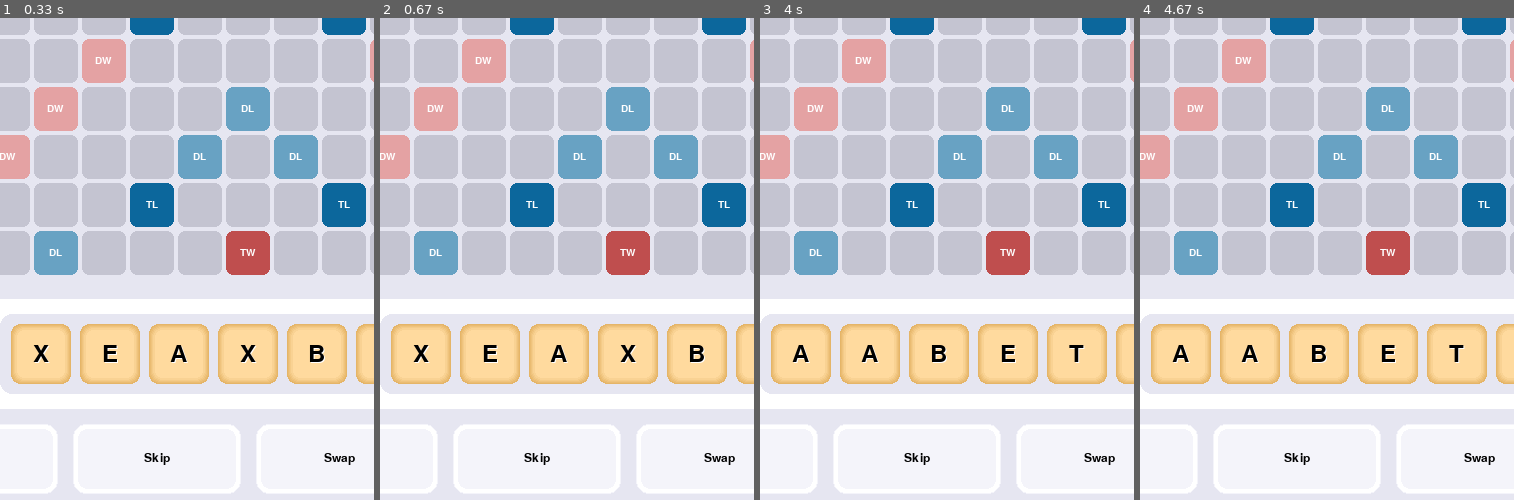
Above: before the commit, frames 1-4 (left to right).
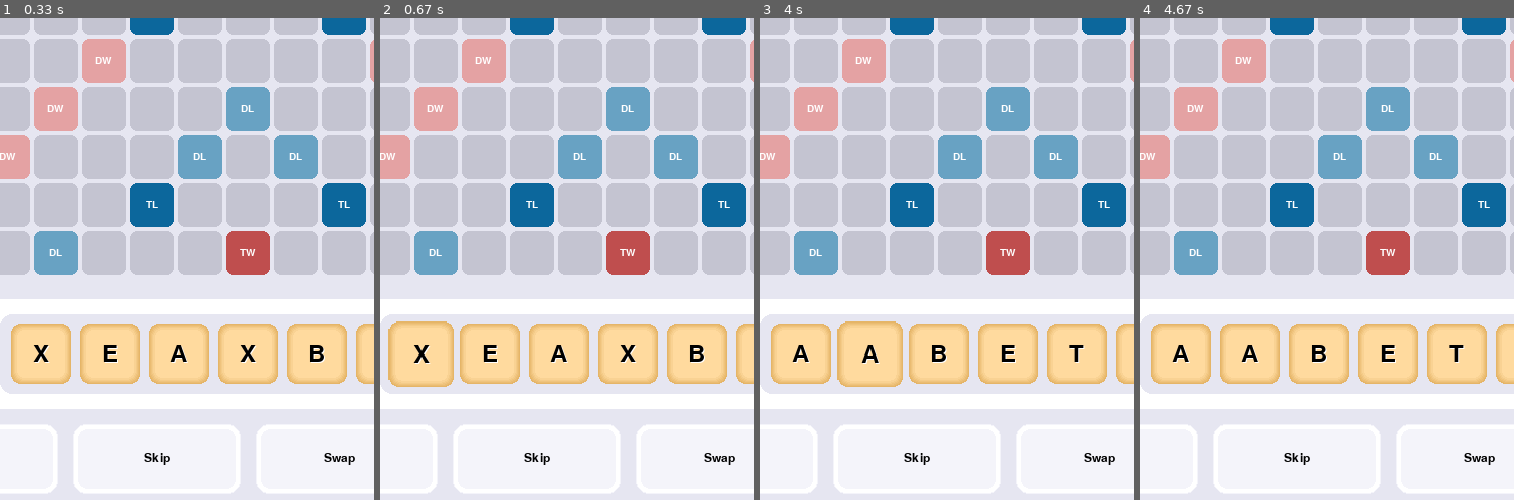
Above: after the commit, the same moments.

Repository: DaNubCoding/pygame-scrabble
Game: pygame game, started from main.py
Same seed, same stepped clock (60 frames per second), same inputs: the game is played once before the commit and once after it.
Inputs (mouse positions are % of the whole screen's width and height, from its top left):
- Up to frame 1 (0.33 s): no input
- Up to frame 2 (0.67 s): click (24, 85) at 0.38 s
- Up to frame 3 (4 s): click (11, 85) at 0.72 s; click (19, 35) at 1.05 s; click (91, 87) at 1.38 s; click (54, 15) at 1.72 s; click (92, 85) at 2.55 s; click (36, 29) at 2.88 s; click (33, 85) at 3.72 s
- Up to frame 4 (4.67 s): click (74, 32) at 4.05 s
The pictures show only the part of the screen within x 18-68%, y 50-100%; the shares and areas given below are measured in that part.

Frame 1 is identical in both runs. In frame 2, 0.6% of the frame differs, in the area x 2-20%, y 62-77%; in frame 3, 0.6%; in frame 4, nothing differs.

Commit message:
rack tile hover zooming

Diff:
--- a/src/game/elements/interactable.py
+++ b/src/game/elements/interactable.py
@@ -17,6 +17,7 @@
                     self.click_flag = True
                 self.__handle_hover()
         else:
+            self.idle()
             if not self.hover_flag:
                 self.off_hover()
                 self.hover_flag = True
@@ -59,3 +60,7 @@
     def clicking(self) -> None:
         # Override: Called continuously when the cursor is clicking the area
         pass
+
+    def idle(self) -> None:
+        # Override: Called continuously when the cursor is not in the area
+        pass
--- a/src/game/elements/rack_tile.py
+++ b/src/game/elements/rack_tile.py
@@ -17,6 +17,8 @@
         self.font = RACK_TILE_FONT
         self.border_radius = 9
 
+        self.scale = 1
+
     @cached_property
     def image(self) -> pygame.SurfaceType:
         image = pygame.Surface(self.rect.size, SRCALPHA)
@@ -33,4 +35,13 @@
         return image
 
     def draw(self) -> None:
-        self.manager.screen.blit(self.image, self.rect)
+        transformed = pygame.transform.scale_by(self.image, self.scale)
+        self.manager.screen.blit(transformed, VEC(self.rect.topleft) + (VEC(self.rect.size) - transformed.get_size()) // 2)
+
+    def hovering(self) -> None:
+        self.scale += 0.8 * self.manager.dt
+        self.scale = min(self.scale, 1.1)
+
+    def idle(self) -> None:
+        self.scale -= 0.8 * self.manager.dt
+        self.scale = max(self.scale, 1)
--- a/src/management/manager.py
+++ b/src/management/manager.py
@@ -22,7 +22,7 @@
         self.flags = DOUBLEBUF | SCALED
         self.screen = pygame.display.set_mode(SIZE, self.flags)
         self.clock = pygame.time.Clock()
-        self.dt = self.clock.tick_busy_loop(FPS) / 1000
+        self.dt = self.clock.tick_busy_loop(FPS) * 0.05
         self.window_changing = False
         self.events = {}
 
